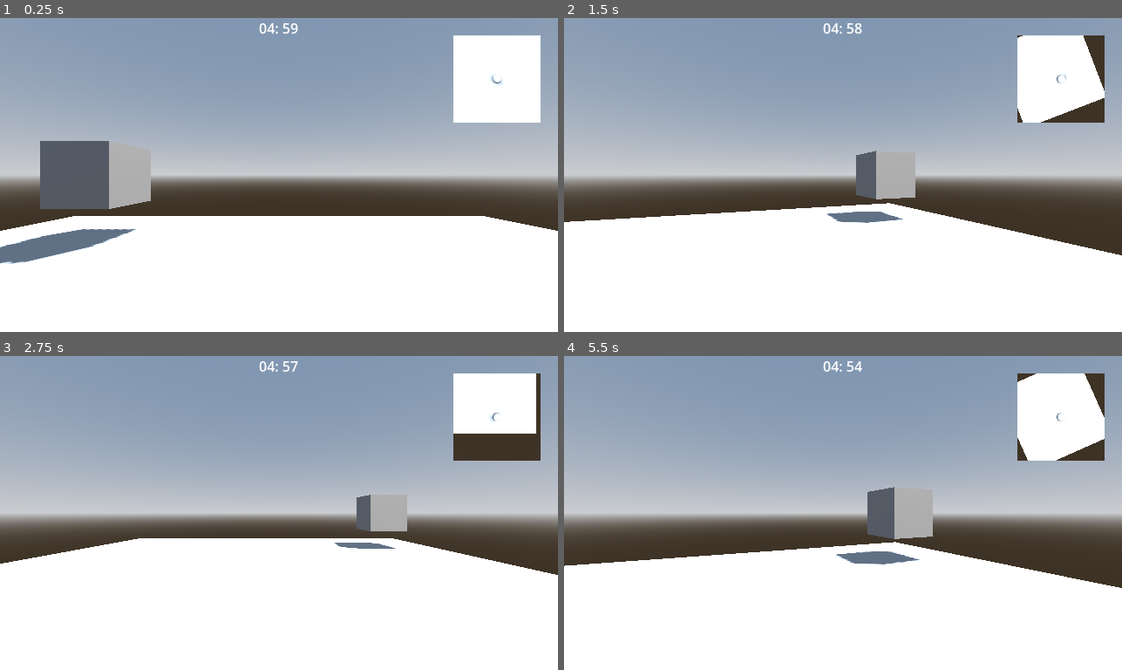
Above: before the commit, frames 1-4 (two rows, left to right).
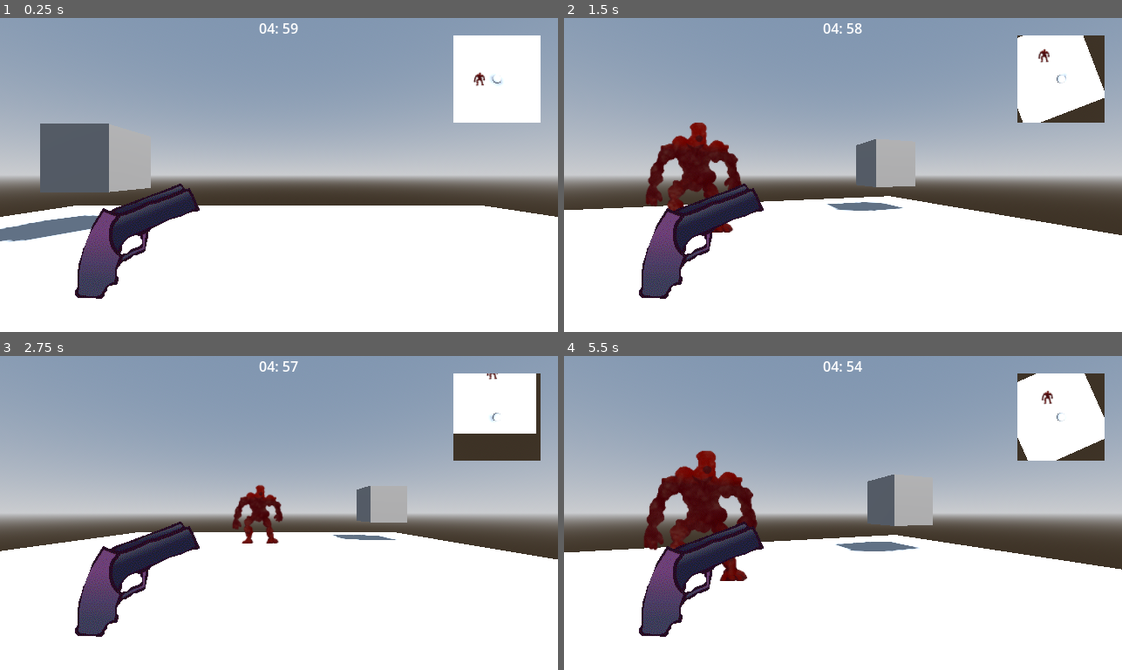
Above: after the commit, the same moments.

Repository: danielday-dev/dungeon-crawler-jam-2025
Game: Godot game, scene res://Levels/level.tscn
Two runs of this game, one before a commit and one after it. Both use one fixed random seed, a clock stepped at 60 frames per second and the inputs below.
Inputs (mouse positions are in pixels of both pictures, inside the frame that each line leads up to):
- Up to frame 1 (0.25 s): no input
- Up to frame 2 (1.5 s): tap Enter at 0.5 s; move the mouse to (843, 36) at 0.52 s; hold D (right) 0.53-1.28 s; tap Q (look_left) at 0.6 s; move the mouse to (731, 190) at 1.27 s; hold S (down) from 1.28 s (still down); tap E (look_right) at 1.35 s
- Up to frame 3 (2.75 s): move the mouse to (334, 443) at 2.02 s; release S (down) at 2.03 s; hold D (right) from 2.03 s (still down); tap Q (look_left) at 2.1 s
- Up to frame 4 (5.5 s): move the mouse to (815, 575) at 2.77 s; release D (right) at 2.78 s; hold W (up) 2.78-3.53 s; tap E (look_right) at 2.85, 4.35 s; move the mouse to (1010, 560) at 3.52 s; hold A (left) 3.53-5.03 s; tap Q (look_left) at 3.6, 5.1 s; move the mouse to (675, 465) at 4.27 s; move the mouse to (870, 513) at 5.02 s; hold S (down) from 5.03 s (still down)

The runs differ from the first frame. In frame 1, 9.5% of the frame differs, in the area x 0-100%, y 17-90%; in frame 2, 9.7%; in frame 3, 7.0%; in frame 4, 11%, in the area x 0-100%, y 11-90%.
Error after the commit: Parse Error: Cannot find member "position" in base "Transform2D". (res://Assets/Gun/gun.gd:11)

Commit message:
camera fix, started combat

Diff:
--- /dev/null
+++ b/Assets/Gun/gun.gd
@@ -0,0 +1,11 @@
+extends Node2D
+
+
+# Called when the node enters the scene tree for the first time.
+func _ready() -> void:
+	pass # Replace with function body.
+
+
+# Called every frame. 'delta' is the elapsed time since the previous frame.
+func _process(delta: float) -> void:
+	transform.position = get_global_mouse_position()
--- a/Assets/Player/player.gd
+++ b/Assets/Player/player.gd
@@ -1,4 +1,6 @@
 extends Node3D
+
+class_name Player
 
 @onready var head : Node3D = $Head
 @onready var camera : Node3D = $Head/FirstPersonCamera
@@ -18,7 +20,7 @@
 var is_turning: bool = false
 var input_turn_direction: float = 0.0
 
-func _unhandled_input(event):
+func _unhandled_input(event) -> void:
 	if event is InputEventKey:
 		if event.pressed and event.keycode == KEY_ESCAPE:
 			get_tree().quit()
@@ -27,7 +29,7 @@
 	_move_tile(delta)
 	_turn_head(delta)
 
-func _move_tile(delta):
+func _move_tile(delta) -> void:
 	if is_moving:
 		var next_move_amount = move_toward(move_amount, TILE_SIZE, MOVE_SPEED  * delta)
 		position += (next_move_amount - move_amount) * move_direction * delta
@@ -46,7 +48,7 @@
 		is_moving = true
 		return
 
-func _turn_head(delta: float):
+func _turn_head(delta: float) -> void:
 	# Turning cooldown
 	if is_turning:
 		var next_turn_amount = move_toward(turn_rotation_amount, 90, TURN_SPEED * delta)
--- a/Assets/Player/player.tscn
+++ b/Assets/Player/player.tscn
@@ -8,6 +8,7 @@
 script = ExtResource("1_61lih")
 
 [node name="Head" type="Node3D" parent="."]
+transform = Transform3D(1, 0, 0, 0, 1, 0, 0, 0, 1, 0, -0.25, 0)
 
 [node name="FirstPersonCamera" type="Camera3D" parent="Head"]
 
--- a/Assets/Timer/timer.gd
+++ b/Assets/Timer/timer.gd
@@ -1,13 +1,16 @@
-extends RichTextLabel
+extends Node
+
+class_name Heartbeat
 
 @onready var _audio_source = $AudioStreamPlayer
+@export var _text : RichTextLabel
 
 var _time_left : float = 5.0 * 60.0;
-var _base_bpm := 60.0
-var _bpm := 60.0
+var _base_bpm := 30.0
+var _bpm := 30.0
 var _time_since_last_beat = 0.0
 
-signal onHeartBeat
+signal heart_beat
 
 func _process(delta: float) -> void:
 	_update_timer(delta)
@@ -18,7 +21,7 @@
 	_time_left -= delta * bpm_modifier
 	var mins = floor(_time_left / 60.0)
 	var secs = _time_left - (mins * 60.0)
-	text = "%02d: %02d" % [mins, secs]
+	_text.text = "%02d: %02d" % [mins, secs]
 
 func _heartbeat(delta: float) -> void:
 	_time_since_last_beat += delta
@@ -29,4 +32,4 @@
 
 func _play_heartbeat() -> void:
 	_audio_source.play()
-	onHeartBeat.emit()
+	heart_beat.emit()
--- a/Assets/Timer/timer_text.tscn
+++ /dev/null
@@ -1,19 +0,0 @@
-[gd_scene load_steps=3 format=3 uid="uid://be0lmohgkj2qu"]
-
-[ext_resource type="Script" uid="uid://te48db7j1h6v" path="res://Assets/Timer/timer.gd" id="1_1kpqb"]
-[ext_resource type="AudioStream" uid="uid://com5h5y7sevbb" path="res://Countdown_Tick.wav" id="2_t3d5k"]
-
-[node name="TimerText" type="RichTextLabel"]
-anchors_preset = 5
-anchor_left = 0.5
-anchor_right = 0.5
-offset_left = -117.5
-offset_right = 117.5
-offset_bottom = 40.0
-grow_horizontal = 2
-text = "TIMER"
-horizontal_alignment = 1
-script = ExtResource("1_1kpqb")
-
-[node name="AudioStreamPlayer" type="AudioStreamPlayer" parent="."]
-stream = ExtResource("2_t3d5k")
--- a/Levels/level.tscn
+++ b/Levels/level.tscn
@@ -1,8 +1,13 @@
-[gd_scene load_steps=9 format=3 uid="uid://dnfslepljw6c2"]
+[gd_scene load_steps=14 format=3 uid="uid://dnfslepljw6c2"]
 
+[ext_resource type="Script" uid="uid://7jbtp3hsw3gc" path="res://Scripts/combat.gd" id="1_8a2b0"]
 [ext_resource type="PackedScene" uid="uid://dvfg7eq1a00s2" path="res://Assets/Player/player.tscn" id="1_s41d2"]
-[ext_resource type="Script" uid="uid://cjq6hjyjcbwxh" path="res://Levels/minimap.gd" id="2_gtnvv"]
-[ext_resource type="PackedScene" uid="uid://be0lmohgkj2qu" path="res://Assets/Timer/timer_text.tscn" id="3_wav5q"]
+[ext_resource type="AudioStream" uid="uid://com5h5y7sevbb" path="res://Countdown_Tick.wav" id="1_t80w2"]
+[ext_resource type="Script" uid="uid://te48db7j1h6v" path="res://Assets/Timer/timer.gd" id="1_uhyyw"]
+[ext_resource type="Script" uid="uid://cjq6hjyjcbwxh" path="res://Levels/minimap.gd" id="2_wav5q"]
+[ext_resource type="Texture2D" uid="uid://drnw4jc38wvma" path="res://Assets/Gun/sprites/gun1.png" id="4_8a2b0"]
+[ext_resource type="Texture2D" uid="uid://bucvtxmwqthrd" path="res://Assets/Enemies/FleshHulk/fleshguy.png" id="4_xto7t"]
+[ext_resource type="Script" uid="uid://dq7y2s3shi1qg" path="res://Assets/Gun/gun.gd" id="5_ecu0b"]
 
 [sub_resource type="ProceduralSkyMaterial" id="ProceduralSkyMaterial_s41d2"]
 sky_horizon_color = Color(0.662243, 0.671743, 0.686743, 1)
@@ -21,6 +26,23 @@
 [sub_resource type="BoxMesh" id="BoxMesh_s41d2"]
 
 [node name="Level" type="Node3D"]
+
+[node name="Combat" type="Node" parent="." node_paths=PackedStringArray("timer")]
+script = ExtResource("1_8a2b0")
+timer = NodePath("../Heartbeat")
+
+[node name="Heartbeat" type="Node" parent="." node_paths=PackedStringArray("_text")]
+script = ExtResource("1_uhyyw")
+_text = NodePath("../CanvasLayer/TimerText")
+
+[node name="AudioStreamPlayer" type="AudioStreamPlayer" parent="Heartbeat"]
+stream = ExtResource("1_t80w2")
+volume_db = -30.0
+
+[node name="Gun" type="Sprite2D" parent="Heartbeat"]
+texture = ExtResource("4_8a2b0")
+centered = false
+script = ExtResource("5_ecu0b")
 
 [node name="WorldEnvironment" type="WorldEnvironment" parent="."]
 environment = SubResource("Environment_wav5q")
@@ -65,4 +87,20 @@
 projection = 1
 size = 10.0
 
-[node name="TimerText" parent="CanvasLayer" instance=ExtResource("3_wav5q")]
+[node name="TimerText" type="RichTextLabel" parent="CanvasLayer"]
+anchors_preset = 5
+anchor_left = 0.5
+anchor_right = 0.5
+offset_left = -117.5
+offset_right = 117.5
+offset_bottom = 40.0
+grow_horizontal = 2
+text = "TIMER"
+horizontal_alignment = 1
+
+[node name="Sprite3D" type="Sprite3D" parent="."]
+transform = Transform3D(0.75, 0, 0, 0, 0.75, 0, 0, 0, 0.75, -2, -0.3, 0)
+billboard = 1
+texture = ExtResource("4_xto7t")
+
+[connection signal="heart_beat" from="Heartbeat" to="Combat" method="_on_heartbeat_heart_beat"]
--- a/Levels/minimap.gd
+++ b/Levels/minimap.gd
@@ -1,7 +1,7 @@
 extends SubViewport
 
 @export var camera_node : Node3D
-@export var player_node : Node3D
+@export var player_node : Player
 
 var map_cam_position;
 
@@ -10,5 +10,4 @@
 	camera_node.set_global_rotation(map_cam_position.get_global_rotation())
 
 func _ready() -> void:
-	world_3d = get_tree().root.world_3d
 	map_cam_position = player_node.map_cam_position
--- /dev/null
+++ b/Scripts/combat.gd
@@ -0,0 +1,73 @@
+extends Node
+
+enum Action { ATK_START, ATK_END, WEAK_SPOT, WAIT }
+enum WeakSpot { HEAD, ARM_RIGHT, ARM_LEFT, BODY, LEG_RIGHT, LEG_LEFT }
+
+var _directions: Array = [Vector2.UP, Vector2.RIGHT, Vector2.DOWN, Vector2.LEFT]
+
+var _action: Dictionary = {}
+var _attackPattern: Array[Action] = [
+	Action.ATK_START,
+	Action.ATK_END,
+	Action.ATK_START,
+	Action.ATK_END,
+	Action.WEAK_SPOT,
+	Action.WAIT
+]
+var _attack_index: int = 0
+var _weakSpots: WeakSpot
+var _dodge_input_direction: Vector2 = Vector2.ZERO
+var _time_since_dodge_input: float = 0.0
+var _dodge_input_lockout_time: float = 0.5 # can't dodge again for this many seconds after input
+
+@export var timer: Heartbeat
+
+func _ready() -> void:
+	pass
+
+func _process(delta: float) -> void:
+	if _action == {}:
+		return
+
+	match _action["Type"]:
+		Action.WAIT: pass
+		Action.ATK_START: _attack_windup(delta)
+		Action.ATK_END: _attack_hit()
+		Action.WEAK_SPOT: _reveal_weak_spot()
+		_: pass
+
+func _attack_windup(delta: float) -> void:
+	if (_dodge_input_direction == Vector2.ZERO):
+		var dodge_input: Vector2 = Input.get_vector("left", "right", "up", "down")
+		if (dodge_input == Vector2.ZERO):
+			return
+		_dodge_input_direction = dodge_input
+		_time_since_dodge_input = 0.0
+
+	_time_since_dodge_input += delta
+	if (_time_since_dodge_input < _dodge_input_lockout_time):
+		return
+
+func _attack_hit() -> void:
+	print_debug("Attack hit")
+	_action = {}
+
+func _reveal_weak_spot() -> void:
+	print_debug("Weak spot revealed")
+	_action = {}
+
+func _on_heartbeat_heart_beat() -> void:
+	var nextActionType: Action = _attackPattern.get(_attack_index)
+	var attackDirection: Vector2
+
+	if nextActionType == Action.ATK_START:
+		attackDirection = _directions.pick_random()
+		print_debug("Attacking from: " + str(attackDirection))
+
+	_action = {
+		"Type": nextActionType,
+		"Direction": attackDirection
+		}
+
+	_attack_index += 1
+	if _attack_index >= _attackPattern.size(): _attack_index = 0
Binary file added: Assets/Enemies/FleshHulk/fleshguy.png
Not shown, added: Assets/Enemies/FleshHulk/fleshguy.png.import
Not shown, added: Assets/Gun/gun.gd.uid
Binary file added: Assets/Gun/sprites/gun1.png
Not shown, added: Assets/Gun/sprites/gun1.png.import
Binary file added: Assets/Gun/sprites/gun2.png
Not shown, added: Assets/Gun/sprites/gun2.png.import
Binary file added: Assets/Gun/sprites/gun3.png
Not shown, added: Assets/Gun/sprites/gun3.png.import
Binary file added: Assets/Gun/sprites/gun4.png
Not shown, added: Assets/Gun/sprites/gun4.png.import
Binary file added: Assets/Gun/sprites/gun5.png
(and 9 more such lines)
